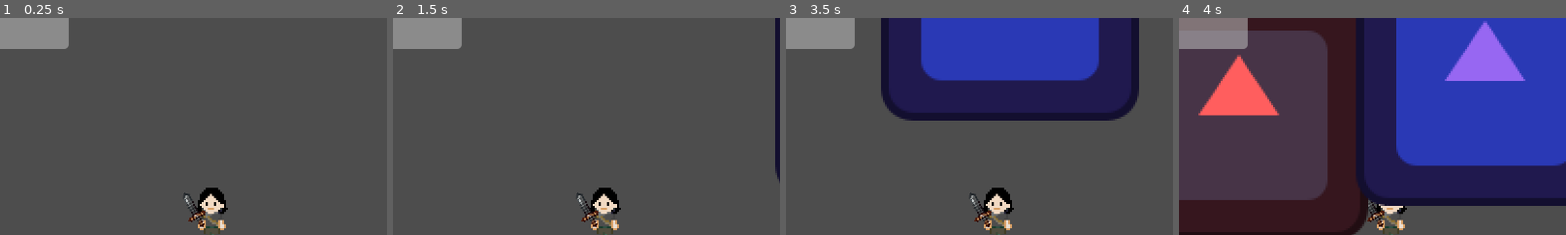
Above: before the commit, frames 1-4 (left to right).
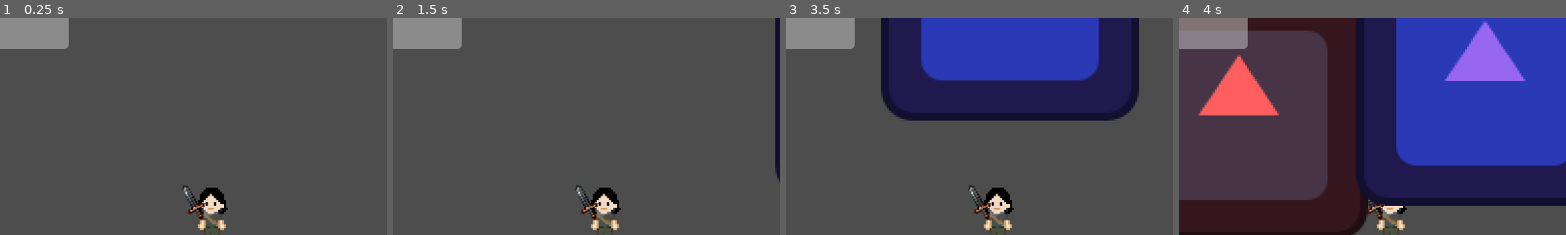
Above: after the commit, the same moments.

Repository: vilu350/Flying-Cats-Studio
Game: Godot game, scene res://scenes/test_map.tscn
Same seed, same stepped clock (60 frames per second), same inputs: the game is played once before the commit and once after it. The project has no main scene, so this scene is started directly. The engine's default icon, where the game draws it, is replaced by a stand-in: a white triangle on a blue panel in a dark square.
Inputs:
- Up to frame 1 (0.25 s): no input
- Up to frame 2 (1.5 s): tap Enter at 0.5 s; hold D (move_right) 0.53-1.28 s; hold Down (move_down) from 1.28 s (still down)
- Up to frame 3 (3.5 s): release Down (move_down) at 2.03 s; hold D (move_right) 2.03-2.78 s; tap Space at 2.75 s; hold Up (move_up) from 2.78 s (still down)
- Up to frame 4 (4 s): release Up (move_up) at 3.53 s; hold A (move_left) from 3.53 s (still down)
The pictures show only the part of the screen within x 23-73%, y 4-54%; the shares and areas given below are measured in that part.

The runs differ from the first frame. In frame 1, 0.4% of the frame differs, in the area x 46-54%, y 76-97%; in frame 2, 0.4%; in frame 3, 0.4%; in frame 4, 0.3%.

Commit message:
working on animations

Diff:
--- a/flying-cats-studio/scenes/Player.tscn
+++ b/flying-cats-studio/scenes/Player.tscn
@@ -6,47 +6,6 @@
 [ext_resource type="Texture2D" uid="uid://cgp5inhsrsg46" path="res://sprites/Weapons Asset 16x16/Weapons Asset 16x16/002.png" id="4_mdl7e"]
 
 [sub_resource type="CircleShape2D" id="CircleShape2D_44cfe"]
-
-[sub_resource type="Animation" id="Animation_qu4a1"]
-resource_name = "slash"
-length = 0.3
-step = 0.05
-tracks/0/type = "value"
-tracks/0/imported = false
-tracks/0/enabled = true
-tracks/0/path = NodePath(".:rotation")
-tracks/0/interp = 1
-tracks/0/loop_wrap = true
-tracks/0/keys = {
-"times": PackedFloat32Array(0, 0.25),
-"transitions": PackedFloat32Array(1, 1),
-"update": 0,
-"values": [-1.288053, -3.2218778]
-}
-tracks/1/type = "value"
-tracks/1/imported = false
-tracks/1/enabled = true
-tracks/1/path = NodePath(".:scale")
-tracks/1/interp = 1
-tracks/1/loop_wrap = true
-tracks/1/keys = {
-"times": PackedFloat32Array(0),
-"transitions": PackedFloat32Array(1),
-"update": 0,
-"values": [Vector2(1, 1)]
-}
-tracks/2/type = "value"
-tracks/2/imported = false
-tracks/2/enabled = true
-tracks/2/path = NodePath(".:position")
-tracks/2/interp = 1
-tracks/2/loop_wrap = true
-tracks/2/keys = {
-"times": PackedFloat32Array(0, 0.05, 0.1, 0.15, 0.2, 0.25),
-"transitions": PackedFloat32Array(1, 1, 1, 1, 1, 1),
-"update": 0,
-"values": [Vector2(-11, 9.536743e-07), Vector2(-14, 2), Vector2(-16, 6), Vector2(-16, 9), Vector2(-14.5, 12), Vector2(-13, 15)]
-}
 
 [sub_resource type="Animation" id="Animation_70d11"]
 length = 0.001
@@ -65,32 +24,79 @@
 tracks/1/type = "value"
 tracks/1/imported = false
 tracks/1/enabled = true
-tracks/1/path = NodePath(".:scale")
+tracks/1/path = NodePath(".:position")
 tracks/1/interp = 1
 tracks/1/loop_wrap = true
 tracks/1/keys = {
 "times": PackedFloat32Array(0),
 "transitions": PackedFloat32Array(1),
 "update": 0,
-"values": [Vector2(1, 1)]
+"values": [Vector2(-6, 6)]
 }
-tracks/2/type = "value"
-tracks/2/imported = false
-tracks/2/enabled = true
-tracks/2/path = NodePath(".:position")
-tracks/2/interp = 1
-tracks/2/loop_wrap = true
-tracks/2/keys = {
-"times": PackedFloat32Array(0),
-"transitions": PackedFloat32Array(1),
+
+[sub_resource type="Animation" id="Animation_qu4a1"]
+resource_name = "slash"
+length = 0.3
+step = 0.05
+tracks/0/type = "value"
+tracks/0/imported = false
+tracks/0/enabled = true
+tracks/0/path = NodePath(".:rotation")
+tracks/0/interp = 1
+tracks/0/loop_wrap = true
+tracks/0/keys = {
+"times": PackedFloat32Array(0, 0.24980272),
+"transitions": PackedFloat32Array(1, -2),
 "update": 0,
-"values": [Vector2(-11, 9.536743e-07)]
+"values": [-1.288053, -3.328343]
+}
+tracks/1/type = "value"
+tracks/1/imported = false
+tracks/1/enabled = true
+tracks/1/path = NodePath(".:position")
+tracks/1/interp = 1
+tracks/1/loop_wrap = true
+tracks/1/keys = {
+"times": PackedFloat32Array(0, 0.24980272),
+"transitions": PackedFloat32Array(1, -2),
+"update": 0,
+"values": [Vector2(-6, 10), Vector2(-6, 6)]
+}
+
+[sub_resource type="Animation" id="Animation_mdl7e"]
+resource_name = "sword_return"
+length = 0.65
+step = 0.05
+tracks/0/type = "value"
+tracks/0/imported = false
+tracks/0/enabled = true
+tracks/0/path = NodePath(".:rotation")
+tracks/0/interp = 1
+tracks/0/loop_wrap = true
+tracks/0/keys = {
+"times": PackedFloat32Array(0, 0.2, 0.65),
+"transitions": PackedFloat32Array(-2, -2, 0.5),
+"update": 0,
+"values": [-3.3217614, -3.3217614, -1.288053]
+}
+tracks/1/type = "value"
+tracks/1/imported = false
+tracks/1/enabled = true
+tracks/1/path = NodePath(".:position")
+tracks/1/interp = 1
+tracks/1/loop_wrap = true
+tracks/1/keys = {
+"times": PackedFloat32Array(0, 0.2, 0.65),
+"transitions": PackedFloat32Array(1, 1, 1),
+"update": 0,
+"values": [Vector2(-6, 6.012903), Vector2(-6, 6.012903), Vector2(-6.0000005, 10)]
 }
 
 [sub_resource type="AnimationLibrary" id="AnimationLibrary_cw2d6"]
 _data = {
 &"RESET": SubResource("Animation_70d11"),
-&"slash": SubResource("Animation_qu4a1")
+&"slash": SubResource("Animation_qu4a1"),
+&"sword_return": SubResource("Animation_mdl7e")
 }
 
 [sub_resource type="CircleShape2D" id="CircleShape2D_v6fml"]
@@ -109,9 +115,10 @@
 
 [node name="Sword" parent="Sprite2D" instance=ExtResource("3_3li8b")]
 texture_filter = 1
-position = Vector2(-11, 9.536743e-07)
+position = Vector2(-6, 6)
 rotation = -1.288053
 texture = ExtResource("4_mdl7e")
+offset = Vector2(8, -8)
 
 [node name="AnimationPlayer" type="AnimationPlayer" parent="Sprite2D/Sword"]
 libraries = {
Not shown: 1 places in flying-cats-studio/scenes/Player.tscn that only renumber resources
